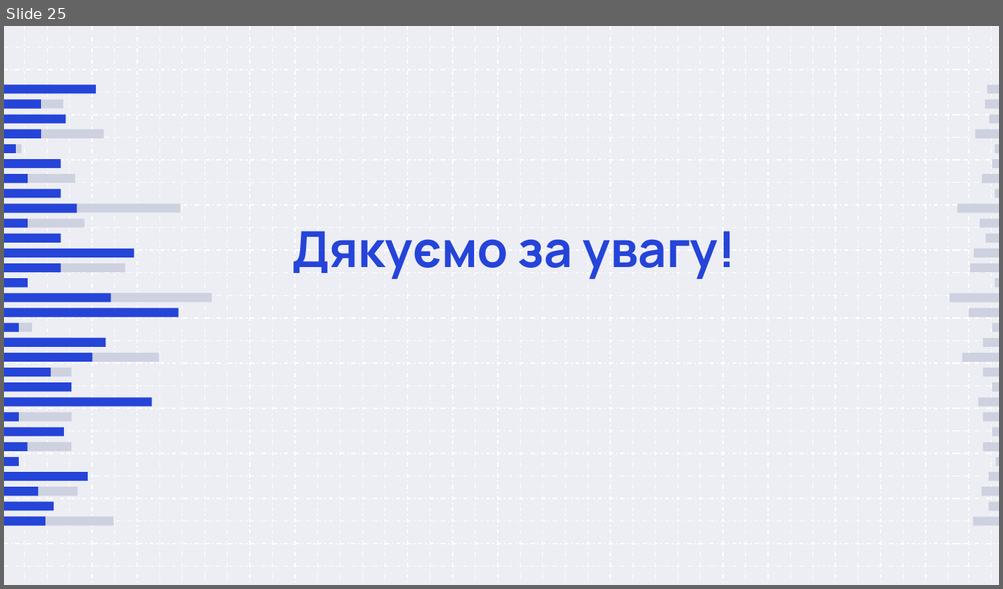
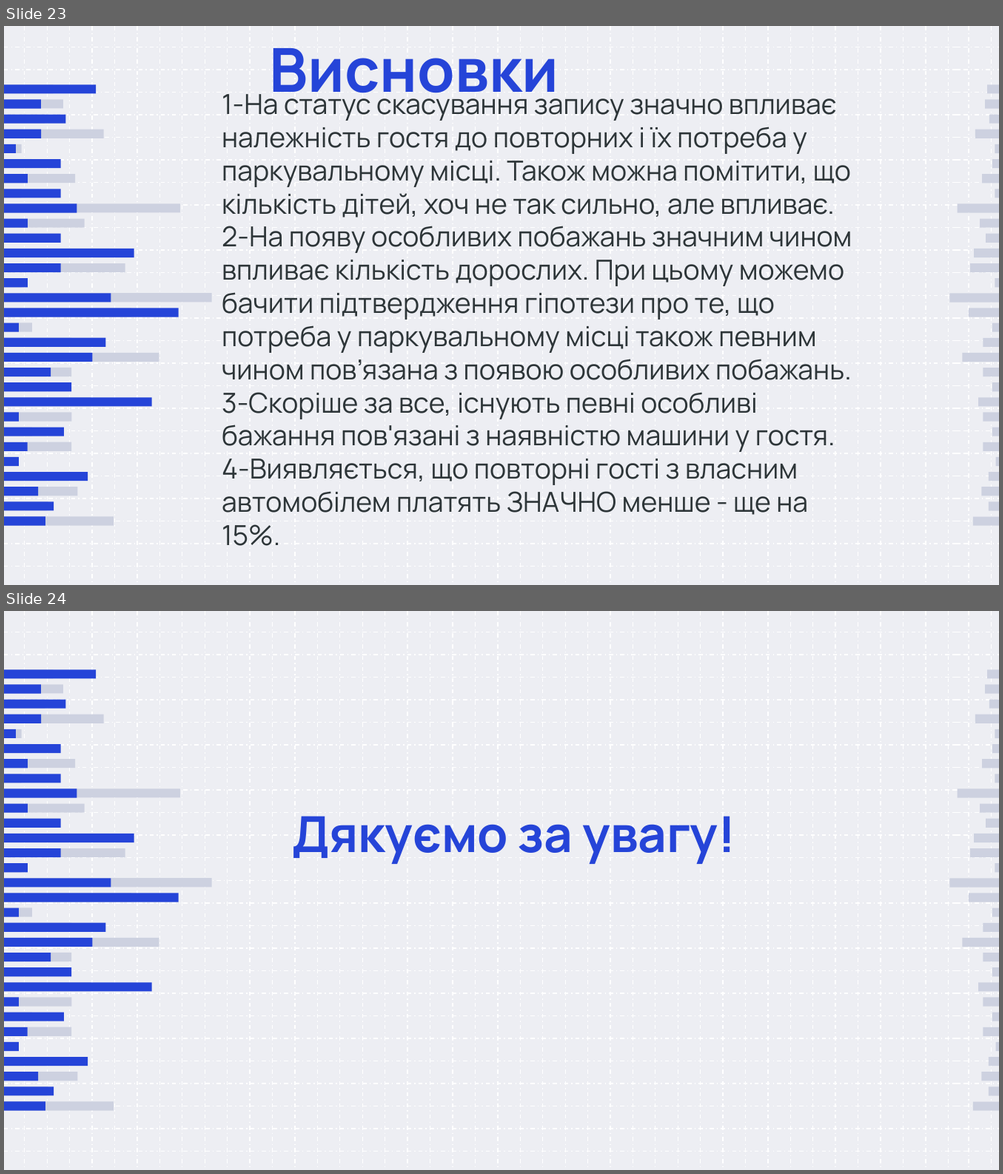
Before and after one commit to damyr-zaichenko/data_analysis_labs, a slide deck: lab3/Лабораторна 3.pptx. Shown one above the other, each under a label of ours: slide 25 before the commit, slides 23 and 24 after it. The pictures are 1003x589 and 1003x1174 pixels, drawn with LibreOffice and Linux fonts; fonts in the diff are those of the drawing. Boxes give left, top, right and bottom in pixels: in the first picture for what was removed or moved away, otherwise in the second. Text is boxed around its words. In the diff, an @@ line names an element or a change of style, - is before the commit and + after.

```diff
--- a/lab3/Лабораторна 3.pptx
+++ b/lab3/Лабораторна 3.pptx
@@ slide 23 added at bbox=[4, 26, 999, 585], background #EDEEF3; not listed: 122 template elements that a slide beside it also shows @@
@@ text added at bbox=[270, 48, 559, 108], 44 pt, text #2544D8, bold @@
+Висновки
@@ group added at bbox=[4, 84, 178, 526]: 30 freeform shapes @@
@@ text added at bbox=[222, 89, 852, 546], 20 pt, text #2D3538 @@
+1-На статус скасування запису значно впливає належність гостя до повторних і їх потреба у паркувальному місці. Також можна помітити, що кількість дітей, хоч не так сильно, але впливає.
+2-На появу особливих побажань значним чином впливає кількість дорослих. При цьому можемо бачити підтвердження гіпотези про те, що потреба у паркувальному місці також певним чином пов’язана з появою особливих побажань.
+3-Скоріше за все, існують певні особливі бажання пов'язані з наявністю машини у гостя.
+4-Виявляється, що повторні гості з власним автомобілем платять ЗНАЧНО менше - ще на 15%.
@@ group added at bbox=[4, 84, 212, 526]: 30 freeform shapes @@
@@ what was slide 25 is now slide 24 @@
```
Also in this commit, not shown: 12 slides changed, 6 other slides added, 8 slides removed.
